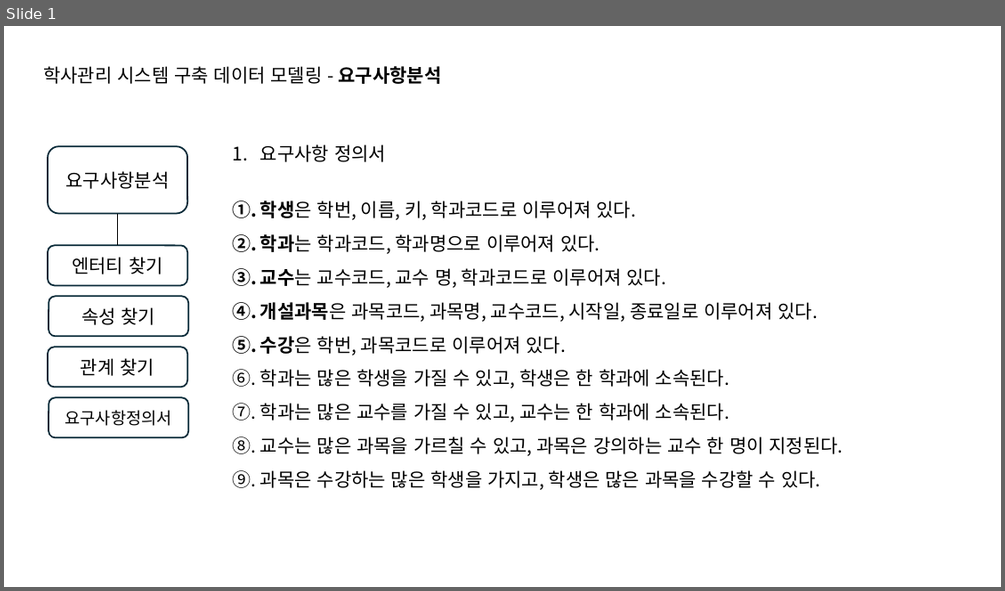
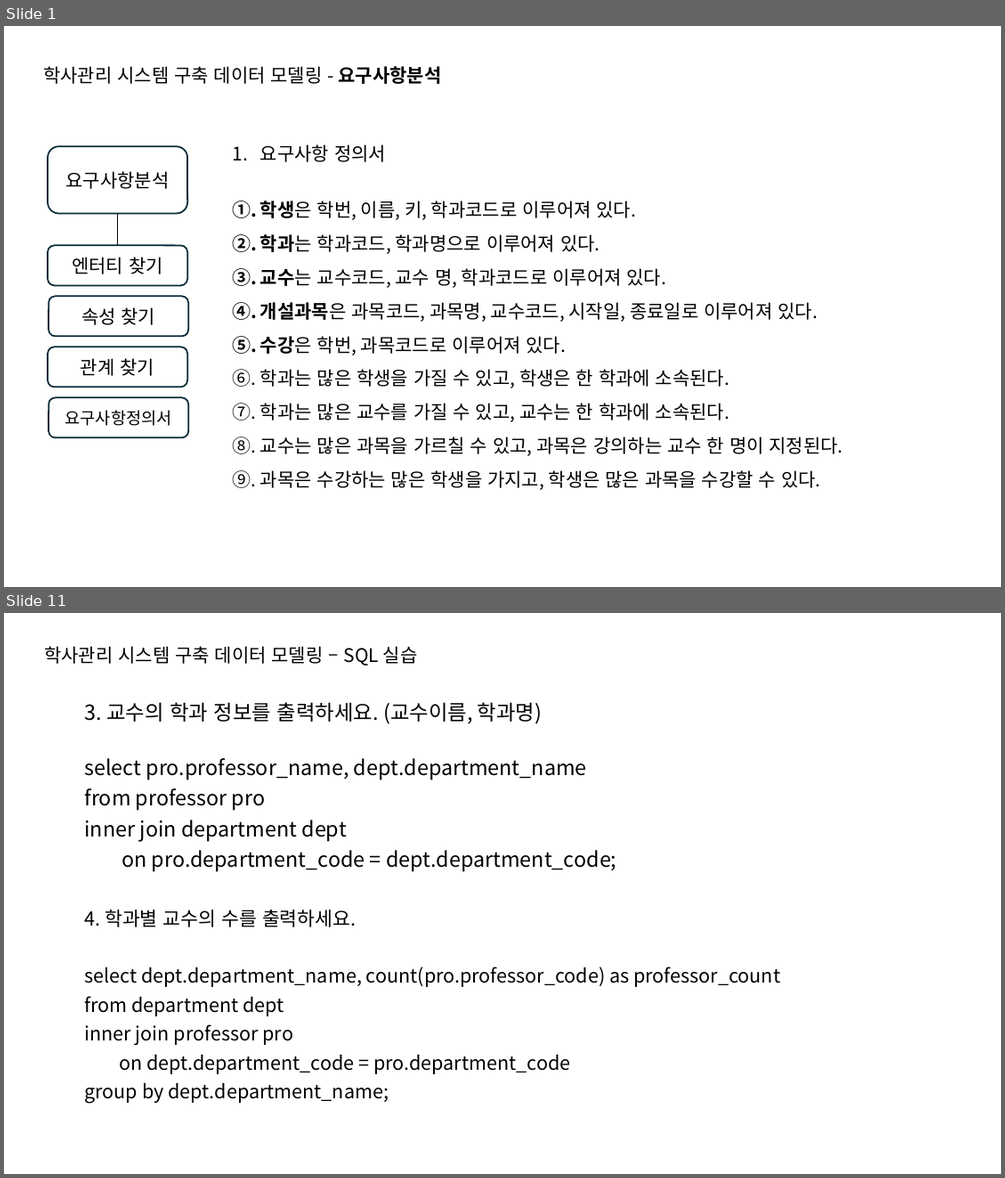
Before and after one commit to intrager/erd-practice, a slide deck: academic_management/RequirementsAnalysis_drawingERD.pptx. Shown one above the other, each under a label of ours: slide 1 before the commit, slides 1 and 11 after it; the slides between them are not shown. The pictures are 1005x591 and 1005x1178 pixels, drawn with LibreOffice and Linux fonts; fonts in the diff are those of the drawing. Boxes give left, top, right and bottom in pixels: in the first picture for what was removed or moved away, otherwise in the second. Text is boxed around its words. In the diff, an @@ line names an element or a change of style, - is before the commit and + after.

```diff
--- a/academic_management/RequirementsAnalysis_drawingERD.pptx
+++ b/academic_management/RequirementsAnalysis_drawingERD.pptx
@@ slide 11 added at (4, 613, 1001, 1174), background #FFFFFF @@
@@ text added at (44, 646, 418, 666), 18 pt, text #000000 @@
+학사관리 시스템 구축 데이터 모델링 – SQL 실습
@@ text added at (84, 702, 616, 872), 20 pt, text #000000 @@
+3. 교수의 학과 정보를 출력하세요. (교수이름, 학과명)
+select pro.professor_name, dept.department_name
+from professor pro
+inner join department dept
+on pro.department_code = dept.department_code;
@@ text added at (84, 909, 780, 1103), 18.5 pt, text #000000 @@
+4. 학과별 교수의 수를 출력하세요.
+select dept.department_name, count(pro.professor_code) as professor_count
+from department dept
+inner join professor pro
+on dept.department_code = pro.department_code
+group by dept.department_name;
```
Also in this commit, not shown: 1 slide changed, 13 other slides added, 2 other files.
